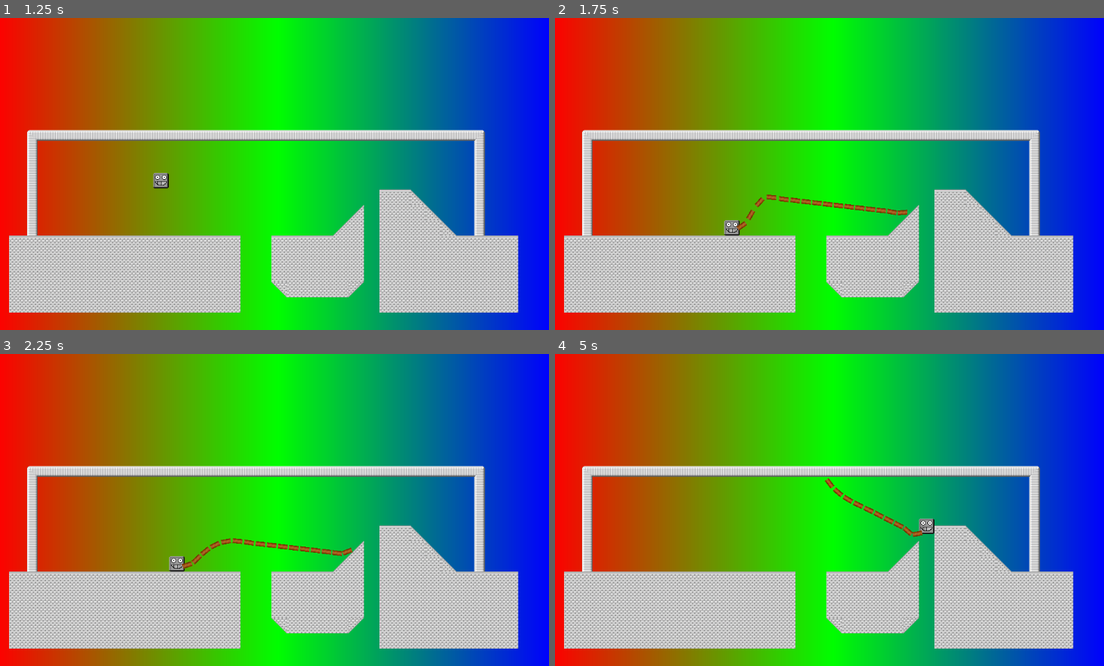
Above: before the commit, frames 1-4 (two rows, left to right).
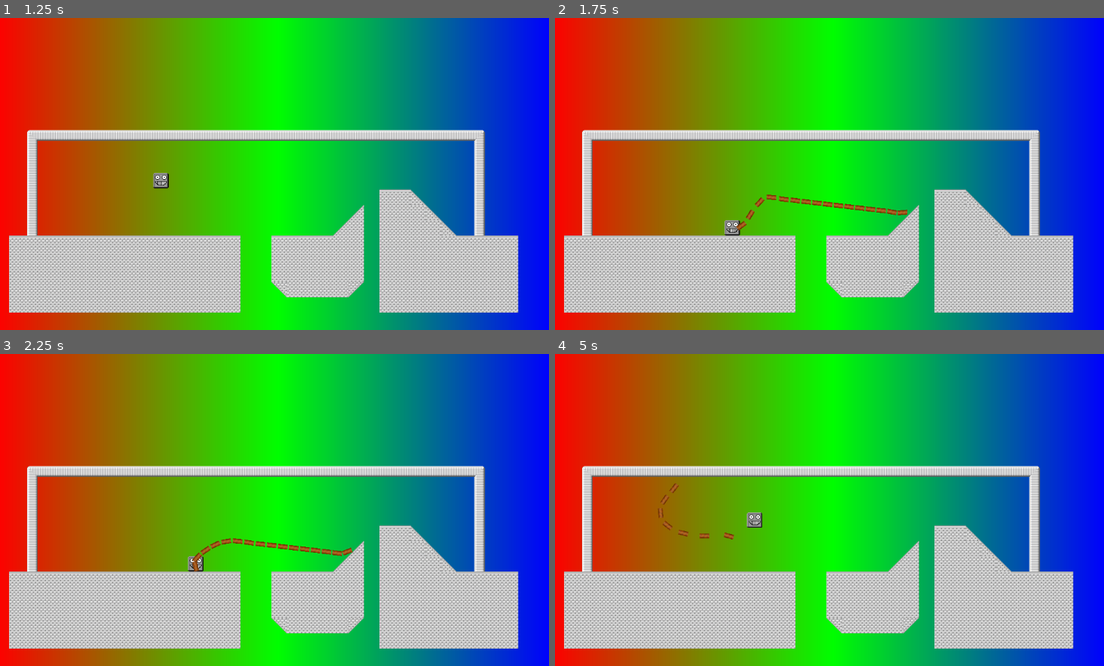
Above: after the commit, the same moments.

Repository: DedFishy/gmtk2025
Game: Godot game, scene res://common.tscn
Same seed, same stepped clock (60 frames per second), same inputs: the game is played once before the commit and once after it.
Inputs (mouse positions are in pixels of both pictures, inside the frame that each line leads up to):
- Up to frame 1 (1.25 s): move the mouse to (241, 236) at 0.52 s; hold D (right) from 0.53 s (still down); right-click (241, 236) at 0.6 s; tap W (jump) at 0.77 s
- Up to frame 2 (1.75 s): keep holding D (right); move the mouse to (994, 220) at 1.27 s; click (994, 220) at 1.35 s; tap W (jump) at 1.52 s
- Up to frame 3 (2.25 s): move the mouse to (104, 463) at 2.02 s; release D (right) at 2.03 s; hold A (left) from 2.03 s (still down); hold S (crouch) from 2.03 s (still down)
- Up to frame 4 (5 s): move the mouse to (851, 510) at 2.77 s; release S (crouch) at 2.78 s; right-click (851, 510) at 2.85 s; tap W (jump) at 3.02, 3.77, 4.52 s; move the mouse to (741, 432) at 3.52 s; click (741, 432) at 3.6 s; move the mouse to (950, 494) at 4.27 s; release A (left) at 4.28 s; hold D (right) from 4.28 s (still down); tap S (crouch) at 4.35 s

Frame 1 is identical in both runs. In frame 2, less than 0.1% of the frame differs, in the area x 30-38%, y 58-70%; in frame 3, 0.3%; in frame 4, 0.8%, in the area x 18-70%, y 39-60%.

Commit message:
Fixed hook

Diff:
--- a/Scripts/PlayerController.gd
+++ b/Scripts/PlayerController.gd
@@ -57,14 +57,12 @@
 			currentAngleSpeed = velocity.length() / ropeLength
 		var poseDelta = position - endPoint
 		var dist = poseDelta.length()
-		velocity = Vector2()
 		if dist > ropeLength:
 			var dir = poseDelta.normalized()
 			position = endPoint + dir * ropeLength
 
 		var angle = poseDelta.angle()
 		var direction = Vector2(cos(angle), sin(angle)).normalized()
-		print(can_swing_to(direction, 1))
 		var gravityForce = -sin(angle - PI/2) * gravity / ropeLength / 1.5
 		currentAngleSpeed = min(currentAngleSpeed + angulerAccelleration * delta, maxSwingSpeed / ropeLength)
 		var delta_angle = 0.0
@@ -75,10 +73,12 @@
 			delta_angle += gravityForce * delta
 		if canSwing:
 			delta_angle += gravityForce * delta
-		angle += delta_angle
-		var new_offset = Vector2(cos(angle), sin(angle)) * ropeLength
-		lastSwingPose = position
-		position = endPoint + new_offset
+		if not is_on_floor():
+			velocity = Vector2()
+			angle += delta_angle
+			var new_offset = Vector2(cos(angle), sin(angle)) * ropeLength
+			lastSwingPose = position
+			position = endPoint + new_offset
 	elif hookLength != 0:
 		var translationalMag = hookLength * currentAngleSpeed
 		currentAngleSpeed = 0
Not shown: 1 places in common.tscn that only renumber resources
